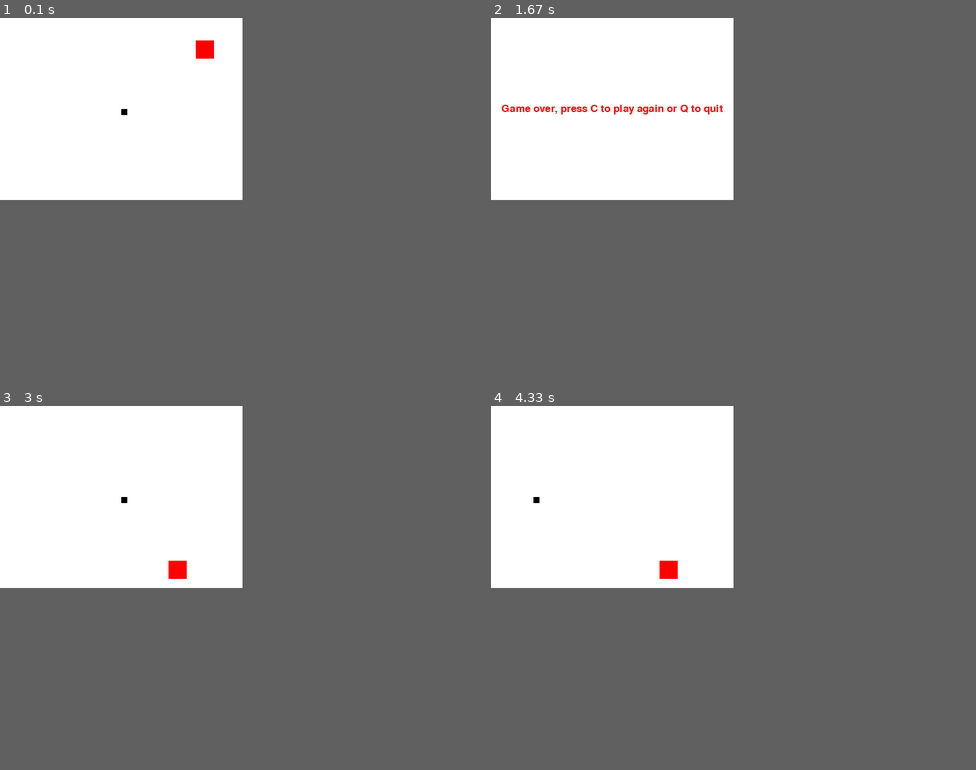
Above: before the commit, frames 1-4 (two rows, left to right).
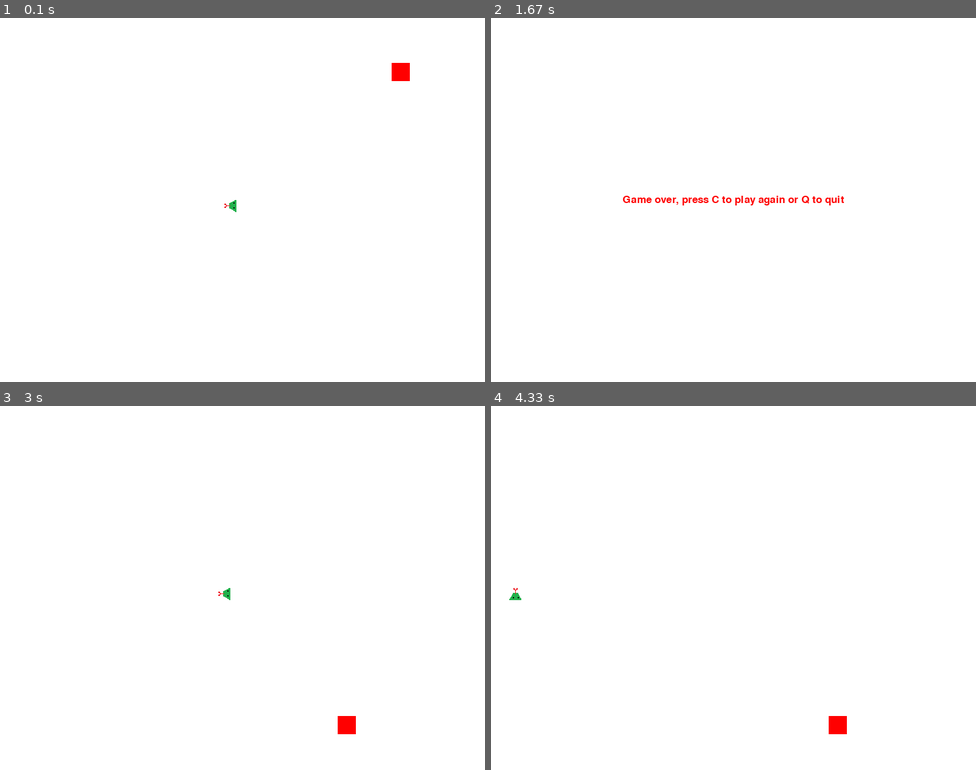
Above: after the commit, the same moments.

Repository: magizbox/pygame_build
Game: pygame game, started from main.py
Two runs of this game, one before a commit and one after it. Both use one fixed random seed, a clock stepped at 60 frames per second and the inputs below.
Inputs:
- Up to frame 1 (0.1 s): no input
- Up to frame 2 (1.67 s): hold Right 0.33-0.8 s; hold Up 0.83-1.13 s; hold Right 1.17-1.63 s
- Up to frame 3 (3 s): tap C at 1.67, 2.9 s; hold Left 2-2.53 s
- Up to frame 4 (4.33 s): hold Down 3.23-3.53 s; hold Left 3.57-3.97 s; hold Up from 4 s (still down); tap C at 4.15 s
The window is 400x300 before the commit and 800x600 after it. Grey fills any space a smaller window leaves; there, only what the larger window draws over its background counts as a difference.

The runs differ from the first frame. In frame 1, 0.4% of the frame differs, in the area x 25-85%, y 6-54%; in frame 2, 0.9%, in the area x 2-73%, y 23-52%; in frame 3, 0.4%; in frame 4, 0.4%.

Commit message:
add head

Diff:
--- a/main.py
+++ b/main.py
@@ -9,18 +9,20 @@
 red = (255, 0, 0)
 green = (0, 155, 0)
 
-display_width = 400
-display_height = 300
+display_width = 800
+display_height = 600
+
+img = pygame.image.load("head.png")
 
 FPS = 30
-block_size = 10
+block_size = 20
 
 gameDisplay = pygame.display.set_mode((display_width, display_height))
 pygame.display.set_caption("Slither")
 
 font = pygame.font.SysFont(None, 25)
 clock = pygame.time.Clock()
-
+direction = "left"
 
 def text_objects(text, color):
     textSurface = font.render(text, True, color)
@@ -35,17 +37,27 @@
 
 
 def snake(block_size, snakelist):
-    for position in snakelist:
-        pygame.draw.rect(gameDisplay, black, [position[0], position[1], block_size, block_size])
+    if direction == "right":
+        head = pygame.transform.rotate(img, 270)
+    if direction == "left":
+        head = pygame.transform.rotate(img, 90)
+    if direction == "up":
+        head = pygame.transform.rotate(img, 0)
+    if direction == "down":
+        head = pygame.transform.rotate(img, 180)
+    gameDisplay.blit(head, (snakelist[-1][0], snakelist[-1][1]))
+    for position in snakelist[:-1]:
+        pygame.draw.rect(gameDisplay, green, [position[0], position[1], block_size, block_size])
 
 
 def gameLoop():
+    global direction
     gameExit = False
     gameOver = False
 
     lead_x = display_width / 2
     lead_y = display_height / 2
-    lead_x_change = 0
+    lead_x_change = -10
     lead_y_change = 0
 
     snakeLength = 1
@@ -74,15 +86,19 @@
 
             if event.type == pygame.KEYDOWN:
                 if event.key == pygame.K_LEFT:
+                    direction = "left"
                     lead_x_change = -block_size
                     lead_y_change = 0
                 elif event.key == pygame.K_RIGHT:
+                    direction = "right"
                     lead_x_change = block_size
                     lead_y_change = 0
                 elif event.key == pygame.K_UP:
+                    direction = "up"
                     lead_y_change = -block_size
                     lead_x_change = 0
                 elif event.key == pygame.K_DOWN:
+                    direction = "down"
                     lead_y_change = block_size
                     lead_x_change = 0
         if lead_x >= display_width or lead_x < 0 or lead_y >= display_height or lead_y < 0:
Binary file added: head.png
